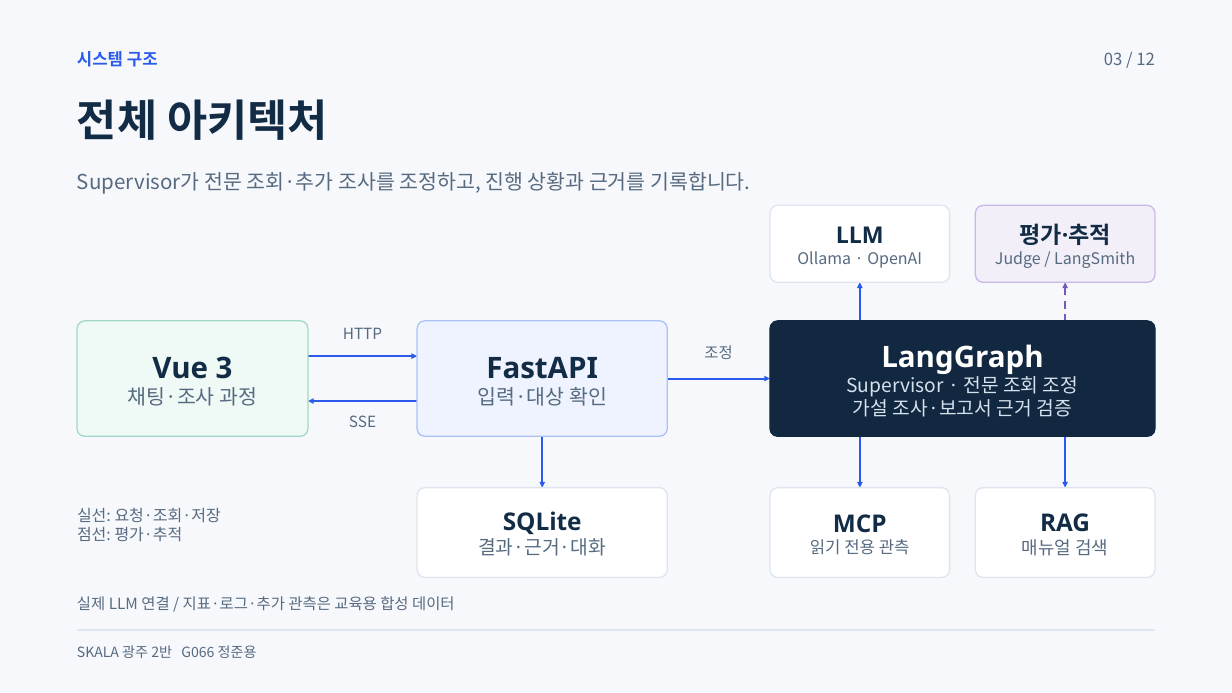
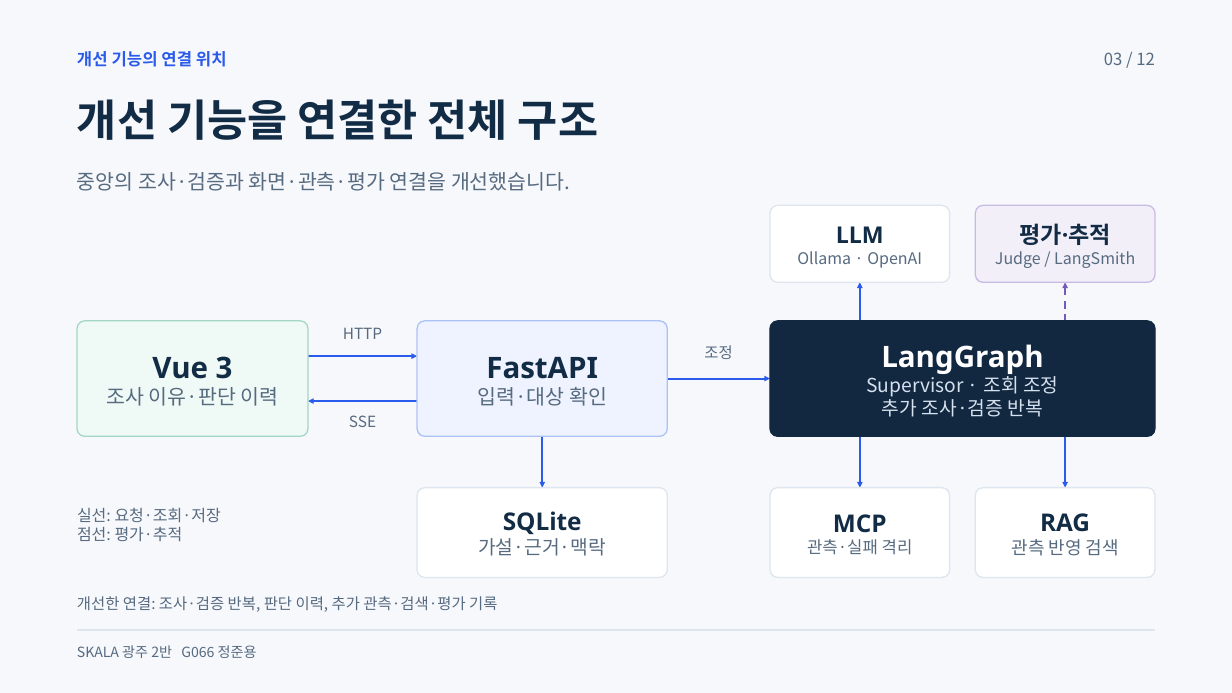
Before and after one commit to beshurl/skala-ai-mini-project, a slide deck: slide 3 of doc/presentation/운영진단_에이전트_5분발표.pptx. Drawn at 1232x693 pixels with LibreOffice and Linux fonts; fonts in the diff are those of the drawing. Boxes give left, top, right and bottom in pixels: in the first picture for what was removed or moved away, otherwise in the second. Text is boxed around its words. In the diff, an @@ line names an element or a change of style, - is before the commit and + after.

```diff
--- a/doc/presentation/운영진단_에이전트_5분발표.pptx
+++ b/doc/presentation/운영진단_에이전트_5분발표.pptx
@@ text at [77,51,227,67]: text changed @@
-시스템 구조
+개선 기능의 연결 위치
@@ text at [77,99,598,140]: text changed @@
-전체 아키텍처
+개선 기능을 연결한 전체 구조
@@ text at [77,172,570,191]: text changed @@
-Supervisor가 전문 조회·추가 조사를 조정하고, 진행 상황과 근거를 기록합니다.
+중앙의 조사·검증과 화면·관측·평가 연결을 개선했습니다.
@@ text in rounded rectangle at [107,387,279,406]: text changed @@
-채팅·조사 과정
+조사 이유·판단 이력
@@ text in rounded rectangle at [866,372,1058,417]: text changed @@
-Supervisor · 전문 조회 조정
-가설 조사·보고서 근거 검증
+Supervisor · 조회 조정
+추가 조사·검증 반복
@@ text in rounded rectangle at [478,538,606,556]: text changed @@
-결과·근거·대화
+가설·근거·맥락
@@ text in rounded rectangle at [807,539,913,555]: text changed @@
-읽기 전용 관측
+관측·실패 격리
@@ text in rounded rectangle at [1012,539,1119,556]: text changed @@
-매뉴얼 검색
+관측 반영 검색
@@ text at [77,596,497,612]: text changed @@
-실제 LLM 연결 / 지표·로그·추가 관측은 교육용 합성 데이터
+개선한 연결: 조사·검증 반복, 판단 이력, 추가 관측·검색·평가 기록
```
Also in this commit, not shown: 10 other slides changed, 6 other files.
